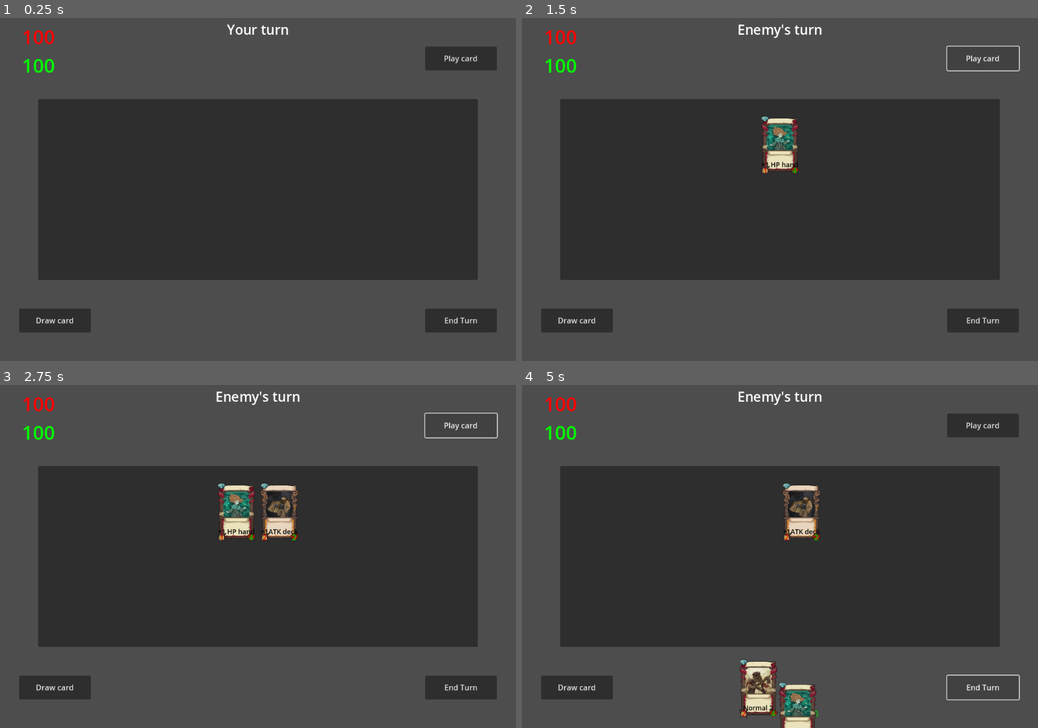
Above: before the commit, frames 1-4 (two rows, left to right).
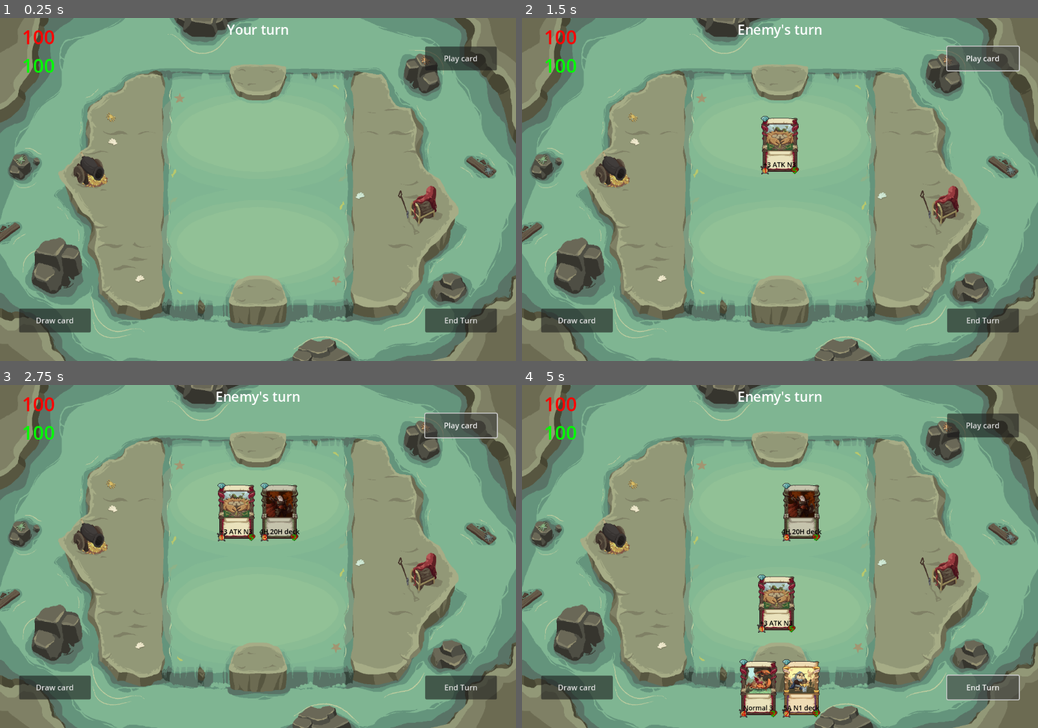
Above: after the commit, the same moments.

Repository: niki122121/GodotBackEnd
Game: Godot game, scene res://scenes/game_match.tscn
Two runs of this game, one before a commit and one after it. Both use one fixed random seed, a clock stepped at 60 frames per second and the inputs below.
Inputs:
- Up to frame 1 (0.25 s): no input
- Up to frame 2 (1.5 s): click "End Turn" at 0.5 s; click "Play card" at 1.25 s
- Up to frame 3 (2.75 s): click "Play card" at 2 s
- Up to frame 4 (5 s): click "Draw card" at 2.75 s; click "Draw card" at 3.5 s; click "End Turn" at 4.25 s

The runs differ from the first frame. In frame 1, 96% of the frame differs, in the area x 0-100%, y 0-100%; in frame 2, 95%; in frame 3, 95%; in frame 4, 95%.

Commit message:
Changed background, added card limit, changed attack anim, reworked play code

Diff:
--- a/Client/cards/deck_card_1.tscn
+++ b/Client/cards/deck_card_1.tscn
@@ -1,6 +1,6 @@
 [gd_scene load_steps=4 format=3 uid="uid://mb02qu47a222"]
 
-[ext_resource type="PackedScene" uid="uid://b2d6b82tf77sq" path="res://cards/card_object.tscn" id="1_g57ug"]
+[ext_resource type="PackedScene" uid="uid://b2d6b82tf77sq" path="res://scenes/card_object.tscn" id="1_g57ug"]
 [ext_resource type="Script" uid="uid://ce8a0yt1ul2mv" path="res://scripts/card_scripts/deck_stat_1.gd" id="2_geaj5"]
 [ext_resource type="Texture2D" uid="uid://bqs6y2brvq4kc" path="res://sprites/cards/card_sprite_10.png" id="3_geaj5"]
 
--- a/Client/cards/deck_card_2.tscn
+++ b/Client/cards/deck_card_2.tscn
@@ -1,6 +1,6 @@
 [gd_scene load_steps=4 format=3 uid="uid://bdy5ka2htrnof"]
 
-[ext_resource type="PackedScene" uid="uid://b2d6b82tf77sq" path="res://cards/card_object.tscn" id="1_q1rhk"]
+[ext_resource type="PackedScene" uid="uid://b2d6b82tf77sq" path="res://scenes/card_object.tscn" id="1_q1rhk"]
 [ext_resource type="Script" uid="uid://ckeirwohr2yb7" path="res://scripts/card_scripts/deck_stat_2.gd" id="2_gysk3"]
 [ext_resource type="Texture2D" uid="uid://belb0h1mewriy" path="res://sprites/cards/card_sprite_22.png" id="3_gysk3"]
 
--- a/Client/cards/deck_card_3.tscn
+++ b/Client/cards/deck_card_3.tscn
@@ -1,6 +1,6 @@
 [gd_scene load_steps=4 format=3 uid="uid://bfvpbjhy1b1hh"]
 
-[ext_resource type="PackedScene" uid="uid://b2d6b82tf77sq" path="res://cards/card_object.tscn" id="1_o5pl4"]
+[ext_resource type="PackedScene" uid="uid://b2d6b82tf77sq" path="res://scenes/card_object.tscn" id="1_o5pl4"]
 [ext_resource type="Script" uid="uid://byqynvna3encr" path="res://scripts/card_scripts/deck_stat_3.gd" id="2_xvbrk"]
 [ext_resource type="Texture2D" uid="uid://cp1vmkx6ttj05" path="res://sprites/cards/card_sprite_37.png" id="3_xvbrk"]
 
--- a/Client/cards/normal_card_1.tscn
+++ b/Client/cards/normal_card_1.tscn
@@ -1,6 +1,6 @@
 [gd_scene load_steps=3 format=3 uid="uid://ddpcc8xmmyrgx"]
 
-[ext_resource type="PackedScene" uid="uid://b2d6b82tf77sq" path="res://cards/card_object.tscn" id="1_0kojn"]
+[ext_resource type="PackedScene" uid="uid://b2d6b82tf77sq" path="res://scenes/card_object.tscn" id="1_0kojn"]
 [ext_resource type="Texture2D" uid="uid://d1oi7ya6qg8ox" path="res://sprites/cards/card_sprite_26.png" id="2_mvprn"]
 
 [node name="CardObject" instance=ExtResource("1_0kojn")]
--- a/Client/cards/normal_card_2.tscn
+++ b/Client/cards/normal_card_2.tscn
@@ -1,6 +1,6 @@
 [gd_scene load_steps=3 format=3 uid="uid://coro53udywrg3"]
 
-[ext_resource type="PackedScene" uid="uid://b2d6b82tf77sq" path="res://cards/card_object.tscn" id="1_p43bt"]
+[ext_resource type="PackedScene" uid="uid://b2d6b82tf77sq" path="res://scenes/card_object.tscn" id="1_p43bt"]
 [ext_resource type="Texture2D" uid="uid://jvbx5yknoskg" path="res://sprites/cards/card_sprite_06.png" id="2_hf0yn"]
 
 [node name="CardObject" instance=ExtResource("1_p43bt")]
--- a/Client/cards/normal_card_3.tscn
+++ b/Client/cards/normal_card_3.tscn
@@ -1,6 +1,6 @@
 [gd_scene load_steps=3 format=3 uid="uid://bgbvqlb4wuro6"]
 
-[ext_resource type="PackedScene" uid="uid://b2d6b82tf77sq" path="res://cards/card_object.tscn" id="1_pmyn2"]
+[ext_resource type="PackedScene" uid="uid://b2d6b82tf77sq" path="res://scenes/card_object.tscn" id="1_pmyn2"]
 [ext_resource type="Texture2D" uid="uid://51ev7uvwf304" path="res://sprites/cards/card_sprite_03.png" id="2_h6k8l"]
 
 [node name="CardObject" instance=ExtResource("1_pmyn2")]
--- a/Client/cards/normal_card_4.tscn
+++ b/Client/cards/normal_card_4.tscn
@@ -1,6 +1,6 @@
 [gd_scene load_steps=3 format=3 uid="uid://4nt73p3phfed"]
 
-[ext_resource type="PackedScene" uid="uid://b2d6b82tf77sq" path="res://cards/card_object.tscn" id="1_e8nqa"]
+[ext_resource type="PackedScene" uid="uid://b2d6b82tf77sq" path="res://scenes/card_object.tscn" id="1_e8nqa"]
 [ext_resource type="Texture2D" uid="uid://cp4fpidd5wo3e" path="res://sprites/cards/card_sprite_14.png" id="2_pmcpm"]
 
 [node name="CardObject" instance=ExtResource("1_e8nqa")]
--- a/Client/cards/normal_card_5.tscn
+++ b/Client/cards/normal_card_5.tscn
@@ -1,6 +1,6 @@
 [gd_scene load_steps=3 format=3 uid="uid://i2xjurfthsfy"]
 
-[ext_resource type="PackedScene" uid="uid://b2d6b82tf77sq" path="res://cards/card_object.tscn" id="1_1tgod"]
+[ext_resource type="PackedScene" uid="uid://b2d6b82tf77sq" path="res://scenes/card_object.tscn" id="1_1tgod"]
 [ext_resource type="Texture2D" uid="uid://cgouxxpystux3" path="res://sprites/cards/card_sprite_16.png" id="2_v0imb"]
 
 [node name="CardObject" instance=ExtResource("1_1tgod")]
--- a/Client/cards/perfect_card_1.tscn
+++ b/Client/cards/perfect_card_1.tscn
@@ -1,6 +1,6 @@
 [gd_scene load_steps=4 format=3 uid="uid://cy0bipv2o6stf"]
 
-[ext_resource type="PackedScene" uid="uid://b2d6b82tf77sq" path="res://cards/card_object.tscn" id="1_bg34d"]
+[ext_resource type="PackedScene" uid="uid://b2d6b82tf77sq" path="res://scenes/card_object.tscn" id="1_bg34d"]
 [ext_resource type="Script" uid="uid://c8vthqu2sr5qr" path="res://scripts/card_scripts/perfect_stat_1.gd" id="2_ub20v"]
 [ext_resource type="Texture2D" uid="uid://d2k3b5twelxjm" path="res://sprites/cards/card_sprite_11.png" id="3_ub20v"]
 
--- a/Client/cards/perfect_card_2.tscn
+++ b/Client/cards/perfect_card_2.tscn
@@ -1,6 +1,6 @@
 [gd_scene load_steps=4 format=3 uid="uid://c6n5j57pdea0p"]
 
-[ext_resource type="PackedScene" uid="uid://b2d6b82tf77sq" path="res://cards/card_object.tscn" id="1_g5it3"]
+[ext_resource type="PackedScene" uid="uid://b2d6b82tf77sq" path="res://scenes/card_object.tscn" id="1_g5it3"]
 [ext_resource type="Script" uid="uid://cqiccfy35f7y8" path="res://scripts/card_scripts/perfect_stat_2.gd" id="2_cfc7m"]
 [ext_resource type="Texture2D" uid="uid://c3i61waefdghs" path="res://sprites/cards/card_sprite_12.png" id="3_m5r1c"]
 
--- a/Client/cards/perfect_card_3.tscn
+++ b/Client/cards/perfect_card_3.tscn
@@ -1,6 +1,6 @@
 [gd_scene load_steps=4 format=3 uid="uid://da1f1yq6fnc5g"]
 
-[ext_resource type="PackedScene" uid="uid://b2d6b82tf77sq" path="res://cards/card_object.tscn" id="1_nnkvd"]
+[ext_resource type="PackedScene" uid="uid://b2d6b82tf77sq" path="res://scenes/card_object.tscn" id="1_nnkvd"]
 [ext_resource type="Script" uid="uid://myrb4obyliui" path="res://scripts/card_scripts/perfect_stat_3.gd" id="2_qnvs2"]
 [ext_resource type="Texture2D" uid="uid://dlryrkfu0xdec" path="res://sprites/cards/card_sprite_30.png" id="3_1oere"]
 
--- a/Client/cards/perfect_card_4.tscn
+++ b/Client/cards/perfect_card_4.tscn
@@ -1,6 +1,6 @@
 [gd_scene load_steps=4 format=3 uid="uid://3utujud1g7c"]
 
-[ext_resource type="PackedScene" uid="uid://b2d6b82tf77sq" path="res://cards/card_object.tscn" id="1_2cut7"]
+[ext_resource type="PackedScene" uid="uid://b2d6b82tf77sq" path="res://scenes/card_object.tscn" id="1_2cut7"]
 [ext_resource type="Script" uid="uid://v0akmpc75o7l" path="res://scripts/card_scripts/perfect_stat_4.gd" id="2_vvvjv"]
 [ext_resource type="Texture2D" uid="uid://ce4pd2afafqxs" path="res://sprites/cards/card_sprite_31.png" id="3_cj6eo"]
 
--- a/Client/cards/perfect_card_5.tscn
+++ b/Client/cards/perfect_card_5.tscn
@@ -1,6 +1,6 @@
 [gd_scene load_steps=4 format=3 uid="uid://2tsox2mjyexq"]
 
-[ext_resource type="PackedScene" uid="uid://b2d6b82tf77sq" path="res://cards/card_object.tscn" id="1_82u13"]
+[ext_resource type="PackedScene" uid="uid://b2d6b82tf77sq" path="res://scenes/card_object.tscn" id="1_82u13"]
 [ext_resource type="Script" uid="uid://bj1quh3xblhkd" path="res://scripts/card_scripts/perfect_stat_5.gd" id="2_rlxur"]
 [ext_resource type="Texture2D" uid="uid://byoqbpymj4hsg" path="res://sprites/cards/card_sprite_32.png" id="3_5gash"]
 
--- a/Client/cards/private_card_1.tscn
+++ b/Client/cards/private_card_1.tscn
@@ -1,6 +1,6 @@
 [gd_scene load_steps=4 format=3 uid="uid://drw35ain175q0"]
 
-[ext_resource type="PackedScene" uid="uid://b2d6b82tf77sq" path="res://cards/card_object.tscn" id="1_b42fl"]
+[ext_resource type="PackedScene" uid="uid://b2d6b82tf77sq" path="res://scenes/card_object.tscn" id="1_b42fl"]
 [ext_resource type="Script" uid="uid://usprv84i4w2e" path="res://scripts/card_scripts/private_stat_1.gd" id="2_o8tfe"]
 [ext_resource type="Texture2D" uid="uid://v8pkenm65dqj" path="res://sprites/cards/card_sprite_04.png" id="3_o8tfe"]
 
--- a/Client/cards/private_card_2.tscn
+++ b/Client/cards/private_card_2.tscn
@@ -1,6 +1,6 @@
 [gd_scene load_steps=4 format=3 uid="uid://dt1gi7urxtf3q"]
 
-[ext_resource type="PackedScene" uid="uid://b2d6b82tf77sq" path="res://cards/card_object.tscn" id="1_52sdt"]
+[ext_resource type="PackedScene" uid="uid://b2d6b82tf77sq" path="res://scenes/card_object.tscn" id="1_52sdt"]
 [ext_resource type="Script" uid="uid://c2yhv0c4aqtws" path="res://scripts/card_scripts/private_stat_2.gd" id="2_j6iul"]
 [ext_resource type="Texture2D" uid="uid://bdv430noob0w8" path="res://sprites/cards/card_sprite_05.png" id="3_j6iul"]
 
--- a/Client/cards/private_card_3.tscn
+++ b/Client/cards/private_card_3.tscn
@@ -1,6 +1,6 @@
 [gd_scene load_steps=4 format=3 uid="uid://cygipxipqdn7p"]
 
-[ext_resource type="PackedScene" uid="uid://b2d6b82tf77sq" path="res://cards/card_object.tscn" id="1_w1v2f"]
+[ext_resource type="PackedScene" uid="uid://b2d6b82tf77sq" path="res://scenes/card_object.tscn" id="1_w1v2f"]
 [ext_resource type="Script" uid="uid://ca4wos7ny8m4k" path="res://scripts/card_scripts/private_stat_3.gd" id="2_0jga6"]
 [ext_resource type="Texture2D" uid="uid://q0t1fpk1wdww" path="res://sprites/cards/card_sprite_25.png" id="3_0jga6"]
 
--- a/Client/scenes/game_match.tscn
+++ b/Client/scenes/game_match.tscn
@@ -1,5 +1,6 @@
-[gd_scene load_steps=5 format=3 uid="uid://btcvbp36xu15n"]
-
+[gd_scene load_steps=6 format=3 uid="uid://btcvbp36xu15n"]
+
+[ext_resource type="Texture2D" uid="uid://cufyelpk58yww" path="res://sprites/background/Background_Pirates.png" id="1_a0g8l"]
 [ext_resource type="Script" uid="uid://5u6mk00126g3" path="res://scripts/game_logic.gd" id="2_4ptv0"]
 
 [sub_resource type="RectangleShape2D" id="RectangleShape2D_ioh0y"]
@@ -23,13 +24,15 @@
 
 [node name="GameMatch" type="Node2D"]
 
-[node name="Battlefield" type="PanelContainer" parent="."]
-offset_left = 80.0
-offset_top = 170.0
-offset_right = 1000.0
-offset_bottom = 550.0
+[node name="BattlefieldBackground" type="Sprite2D" parent="."]
+scale = Vector2(0.5527123, 0.625)
+texture = ExtResource("1_a0g8l")
+centered = false
+
+[node name="Battlefield" type="Node2D" parent="."]
 
 [node name="BattlefieldLeft" type="Area2D" parent="Battlefield"]
+position = Vector2(80, 170)
 collision_layer = 2
 
 [node name="CollisionShape2D" type="CollisionShape2D" parent="Battlefield/BattlefieldLeft"]
@@ -52,6 +55,7 @@
 theme_override_styles/panel = SubResource("StyleBoxFlat_x1l1g")
 
 [node name="BattlefieldRight" type="Area2D" parent="Battlefield"]
+position = Vector2(80, 170)
 collision_layer = 2
 
 [node name="CollisionShape2D" type="CollisionShape2D" parent="Battlefield/BattlefieldRight"]
--- a/Client/scripts/card_movement.gd
+++ b/Client/scripts/card_movement.gd
@@ -1,12 +1,15 @@
+class_name CardMovement
+
 extends Control
 
 
-var _clickable = true
+var clickable = true
+
 var _is_held = false
 var _over_battlefield = false
 var _original_position: Vector2
 var _mouse_offset: Vector2
-var _play_left_side = false
+var play_left_side = false
 
 
 func card_clicked() -> void:
@@ -19,23 +22,11 @@
 func card_released() -> void:
 	_is_held = false
 	Constants.toggle_panels.emit(false)
-	var board = $"../../PlayerBoard"
-	if _over_battlefield and board.get_child_count() < Constants.MAX_BOARD:
-		var side = 1
-		reparent(board)
-		if _play_left_side:
-			get_parent().move_child(self, 0)
-			side = 0
-		_clickable = false
-		$"CardStats".on_play(side)
-	else:
-		var tween = create_tween()
-		tween.set_trans(Tween.TRANS_SINE)
-		tween.tween_property(self, "global_position", _original_position, Constants.TIME_FAILED_SUMMON_ANIM)
+	Constants.card_released.emit(self, _original_position, _over_battlefield, play_left_side)
 
 
 func _on_gui_input(event: InputEvent) -> void:
-	if _clickable:
+	if clickable:
 		if event is InputEventMouseButton:
 			if event.button_index == MOUSE_BUTTON_LEFT:
 				if not _is_held and event.pressed:
@@ -50,9 +41,9 @@
 func _on_area_entered(area: Area2D) -> void:
 	_over_battlefield = true
 	if area.get_name() == "BattlefieldLeft":
-		_play_left_side = true
+		play_left_side = true
 	if area.get_name() == "BattlefieldRight":
-		_play_left_side = false
+		play_left_side = false
 
 
 func _on_area_exited(_area: Area2D) -> void:
@@ -60,14 +51,14 @@
 
 
 func _on_mouse_entered() -> void:
-	if not _clickable:
+	if not clickable:
 		z_index = 1
 		var tween = create_tween()
 		tween.tween_property(self, "scale", Vector2(2.0, 2.0), Constants.TIME_HOVER_CARD_ZOOM_ANIM)
 
 
 func _on_mouse_exited() -> void:
-	if not _clickable:
+	if not clickable:
 		z_index = 0
 		var tween = create_tween()
 		tween.tween_property(self, "scale", Vector2(1.0, 1.0), Constants.TIME_HOVER_CARD_ZOOM_ANIM)
--- a/Client/scripts/game_logic.gd
+++ b/Client/scripts/game_logic.gd
@@ -16,6 +16,7 @@
 
 var _is_player_turn = true
 var _cards_on_hand = 0
+var _cards_played_this_turn = 0
 var _player_health = Constants.INITIAL_HEALTH
 var _enemy_health = Constants.INITIAL_HEALTH
 var _player_deck: Array
@@ -28,6 +29,7 @@
 	Constants.modify_private_stats.connect(_on_modify_private_stats)
 	Constants.modify_board_from_private_stats.connect(_on_modify_board_from_private_stats)
 	Constants.toggle_panels.connect(_on_toggle_panels)
+	Constants.card_released.connect(_on_card_released)
 
 	#Prepare cards and UI
 	var cards: Array[PackedScene]
@@ -64,15 +66,18 @@
 
 
 func card_battle(attacker: CardStats, defender: CardStats) -> void:
-	var attack_offset = Vector2.DOWN * 55 if _is_player_turn else Vector2.UP * 55
+	var attack_offset = Vector2.DOWN if _is_player_turn else Vector2.UP
+	attack_offset *= Constants.OFFSET_CARD_HIT
 	attacker.get_parent().z_index = 1
 	var tween = create_tween()
+	tween.set_trans(Tween.TRANS_BACK)
+	tween.set_ease(Tween.EASE_IN)
+	tween.tween_property(attacker.get_parent(), "global_position",
+			defender.get_parent().global_position + attack_offset, Constants.TIME_ATTACK_HIT_ANIM)
 	tween.set_trans(Tween.TRANS_EXPO)
+	tween.set_ease(Tween.EASE_OUT)
 	tween.tween_property(attacker.get_parent(), "global_position",
-			defender.get_parent().global_position + attack_offset, Constants.TIME_ATTACK_ANIM)
-	tween.set_trans(Tween.TRANS_SINE)
-	tween.tween_property(attacker.get_parent(), "global_position",
-			attacker.get_parent().global_position, Constants.TIME_ATTACK_ANIM)
+			attacker.get_parent().global_position, Constants.TIME_ATTACK_RETURN_ANIM)
 	await tween.step_finished
 	defender.change_health(-attacker.attack)
 	attacker.change_health(-defender.attack)
@@ -91,14 +96,16 @@
 
 func face_battle(attacker: CardStats) -> void:
 	var tween = create_tween()
-	tween.set_trans(Tween.TRANS_EXPO)
+	tween.set_trans(Tween.TRANS_BACK)
+	tween.set_ease(Tween.EASE_IN)
 	if _is_player_turn:
 		#TODO: Change target when we have a PlayerFace node
 		tween.tween_property(attacker.get_parent(), "global_position", Vector2(540, 75),
-				Constants.TIME_ATTACK_ANIM)
-		tween.set_trans(Tween.TRANS_SINE)
+				Constants.TIME_ATTACK_HIT_ANIM)
+		tween.set_trans(Tween.TRANS_EXPO)
+		tween.set_ease(Tween.EASE_OUT)
 		tween.tween_property(attacker.get_parent(), "global_position",
-				attacker.get_parent().global_position, Constants.TIME_ATTACK_ANIM)
+				attacker.get_parent().global_position, Constants.TIME_ATTACK_RETURN_ANIM)
 		await tween.step_finished
 		_enemy_health -= attacker.attack
 		_enemy_health_label.text = str(_enemy_health)
@@ -108,10 +115,11 @@
 	else:
 		#TODO: Change target when we have a PlayerFace node
 		tween.tween_property(attacker.get_parent(), "global_position", Vector2(540, 645),
-				Constants.TIME_ATTACK_ANIM)
-		tween.set_trans(Tween.TRANS_SINE)
+				Constants.TIME_ATTACK_HIT_ANIM)
+		tween.set_trans(Tween.TRANS_EXPO)
+		tween.set_ease(Tween.EASE_OUT)
 		tween.tween_property(attacker.get_parent(), "global_position",
-				attacker.get_parent().global_position, Constants.TIME_ATTACK_ANIM)
+				attacker.get_parent().global_position, Constants.TIME_ATTACK_RETURN_ANIM)
 		await tween.step_finished
 		_player_health -= attacker.attack
 		_player_health_label.text = str(_player_health)
@@ -136,6 +144,24 @@
 	battlefield_panel_right.visible = activate
 
 
+func _on_card_released(card: CardMovement, hand_position: Vector2, on_battlefield: bool, on_left: bool) -> void:
+	if (on_battlefield and _player_board.get_child_count() < Constants.MAX_BOARD
+			and _cards_played_this_turn < Constants.MAX_CARDS_PER_TURN):
+		_cards_played_this_turn += 1
+		var side = 1
+		card.reparent(_player_board)
+		if on_left:
+			_player_board.move_child(card, 0)
+			side = 0
+		card.clickable = false
+		card.find_child("CardStats").on_play(side)
+	else:
+		var tween = create_tween()
+		tween.set_trans(Tween.TRANS_SINE)
+		tween.tween_property(card, "global_position", hand_position,
+				Constants.TIME_FAILED_SUMMON_ANIM)
+
+
 func _on_player_draw_button_pressed() -> void:
 	_cards_on_hand = _player_hand.get_child_count()
 	if _player_deck.size() > 0:
@@ -160,7 +186,7 @@
 	if _enemy_deck.size() > 0:
 		if _enemy_board.get_child_count() < Constants.MAX_BOARD:
 			var new_card = _enemy_deck.pop_back()
-			new_card._clickable = false
+			new_card.clickable = false
 			_enemy_board.add_child(new_card)
 			new_card.find_child("CardStats").on_play(1)
 	else:
@@ -170,6 +196,7 @@
 
 
 func _on_end_turn_button_pressed() -> void:
+	_cards_played_this_turn = 0
 	print("Beggining combat phase...")
 
 	var attacker_cards = get_board_cards(true)
--- a/Client/scripts/global_constants.gd
+++ b/Client/scripts/global_constants.gd
@@ -2,6 +2,7 @@
 
 
 signal toggle_panels(activate: bool)
+signal card_released(card: CardMovement, hand_position: Vector2, on_battlefield: bool, on_left: bool)
 
 #For origin, 0 = played on left side, 1 = played on right side
 signal modify_board_stats(stat: String, ammount: int, target: BoardTarget, origin: int)
@@ -35,8 +36,13 @@
 const INITIAL_HEALTH = 100#15
 const MAX_BOARD = 8
 const MAX_HAND = 7
+const MAX_CARDS_PER_TURN = 2
 const BURN_DAMAGE = 3
 
-const TIME_ATTACK_ANIM = 1.0 #Since cards move twice in attack, multiply by 2 to get total time
+const OFFSET_CARD_HIT = 50 #In pixels
+
+const TIME_ATTACK_WINDUP_ANIM = 0.5
+const TIME_ATTACK_HIT_ANIM = 0.8
+const TIME_ATTACK_RETURN_ANIM = 1.0
 const TIME_FAILED_SUMMON_ANIM = 1.0
 const TIME_HOVER_CARD_ZOOM_ANIM = 0.5
Not shown: 2 places in Client/scenes/card_object.tscn that only renumber resources
Binary file added: Client/sprites/background/Background_Pirates.png
Not shown, added: Client/sprites/background/Background_Pirates.png.import
